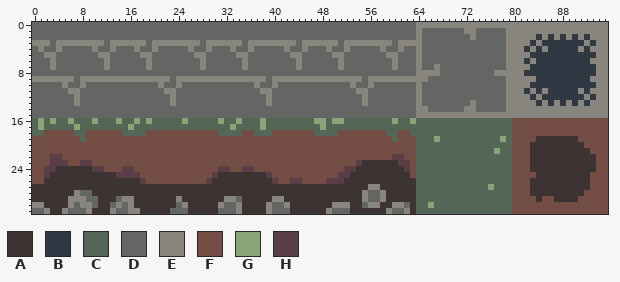
Sprite sheet -- resources/atlas.png. The picture above was drawn from the file before the commit.
The file is 96x32 pixels.
Palette (. is transparent): A #3d3333  B #303843  C #546756  D #636663  E #87857c  F #734c44  G #89a477  H #593e47
Pixels before (only the part around the change), first column x 0:
 0 DDDDDDDDDDDDDDDDDDDDDDDDDDDDDDDDDDDDDDDDDDDDDDDDDDDDDDDDDDDDDDDDEEEEEEEEEE
 1 DDDDDDDDDDDDDDDDDDDDDDDDDDDDDDDDDDDDDDDDDDDDDDDDDDDDDDDDDDDDDDDDEDDDDDDDEE
 2 DDDDDDDDDDDDDDDDDDDDDDDDDDDDDDDDDDDDDDDDDDDDDDDDDDDDDDDDDDDDDDDDEDDDDDDDDE
 3 EEEDEEEEEEEEDEEEEEEDEEEEEEEEDEEEEEEDEEEEEEEEDEEEEEEDEEEEEEEEDEEEEDDDDDDDDD
 4 DEDDEDDDDDEDDEDDDEDDEDDDDDEDDEDDDEDDEDDDDDEDDEDDDEDDEDDDDDEDDEDDEDDDDDDDDD
 5 DDEEDDDDDDDEEDDDDDEEDDDDDDDEEDDDDDEEDDDDDDDEEDDDDDEEDDDDDDDEEDDDEDDDDDDDDD
 6 DDDEDDDDDDDDEDDDDDDEDDDDDDDDEDDDDDDEDDDDDDDDEDDDDDDEDDDDDDDDEDDDEDDDDDDDDD
 7 DDDEDDDDDDDDEDDDDDDEDDDDDDDDEDDDDDDEDDDDDDDDEDDDDDDEDDDDDDDDEDDDEDDEDDDDDD
 8 DDDDDDDDDDDDDDDDDDDDDDDDDDDDDDDDDDDDDDDDDDDDDDDDDDDDDDDDDDDDDDDDEEEEDDDDDD
 9 EEEEEEEDEEEEEEEEEEEEEEEDEEEEEEEEEEEEEEEDEEEEEEEEEEEEEEEDEEEEEEEEEEDDDDDDDD
10 DDDDDEDDEDDDDDDDDDDDDEDDEDDDDDDDDDDDDEDDEDDDDDDDDDDDDEDDEDDDDDDDEDDDDDDDDD
11 DDDDDDEEDDDDDDDDDDDDDDEEDDDDDDDDDDDDDDEEDDDDDDDDDDDDDDEEDDDDDDDDEDDDDDDDDD
12 DDDDDDDEDDDDDDDDDDDDDDDEDDDDDDDDDDDDDDDEDDDDDDDDDDDDDDDEDDDDDDDDEDDDDDDDDD
13 DDDDDDDEDDDDDDDDDDDDDDDEDDDDDDDDDDDDDDDEDDDDDDDDDDDDDDDEDDDDDDDDEDDDDDDDDE
14 DDDDDDDDDDDDDDDDDDDDDDDDDDDDDDDDDDDDDDDDDDDDDDDDDDDDDDDDDDDDDDDDEEDDDDDDEE
15 DDDDDDDDDDDDDDDDDDDDDDDDDDDDDDDDDDDDDDDDDDDDDDDDDDDDDDDDDDDDDDDDEEEEEEEEEE
16 CGCGCCGCCCGCCCGCCGCGCCCCCGCCCCCGCCGCCCGCCCCCCCCGGCGGCCCCCCCCGCCGCCCCCCCCCC
17 CGCCCCCGCCCCCCCCGCCCCCCCCCCCCCCCCGCCCCGCCCCCCCCCGCCCCCCCCCCCCCCCCCCCCCCCCC
18 CCFFFFFCCFFFFFFCCCCFFFFFFFFFFFFCCCCFFCCCFFFFFFFCCCCFFFFFFFFCCFFCCCCCCCCCCC
19 FFFFFFFFCFFFFFFFFFFFFFFFFFFFFFFFFFFFFFFFFFFFFFFFFFFFFFFFFFFFCFFFCCCGCCCCCC
20 FFFFFFFFFFFFFFFFFFFFFFFFFFFFFFFFFFFFFFFFFFFFFFFFFFFFFFFFFFFFFFFFCCCCCCCCCC
After:
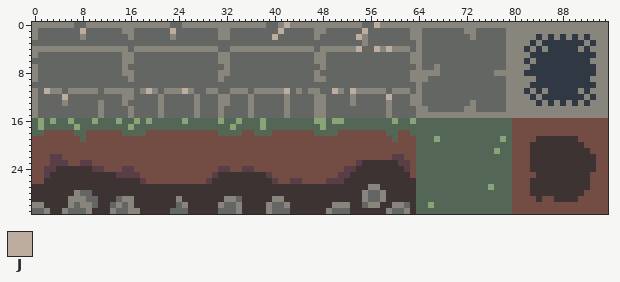
Colours new in this view: J #bcad9f
The exact change:
Colour E becomes colour D in row 3 at x 0 to 2, 4 to 11, 13 to 18, 20 to 27, 29 to 34, 36 to 43, 45 to 50, 52 to 54, 56 to 59 and 61 to 63; in row 5 at x 2 to 3, 11 to 12, 18 to 19, 27 to 28, 34 to 35, 43 to 44, 50 to 51 and 59 to 60; in rows 6 to 7 at x 3, 12, 19, 28, 35, 44, 51 and 60; in row 9 at x 1 to 6, 8 to 15, 17 to 22, 24 to 30, 32 to 38, 40 to 46, 49 to 54 and 56 to 62; in row 10 at x 5, 8, 21, 24, 37, 40, 53 and 56; in rows 12 to 13 at x 7, 23, 39 and 55.
Colour D becomes colour E in row 0 at x 0 to 6, 9 to 22, 25 to 38, 41, 43 to 54 and 58 to 63; in row 1 at x 0, 15 to 16, 31 to 32, 47 to 48 and 63; in row 2 at x 0, 8, 16, 23, 31 to 32, 47, 55 and 63; in row 4 at x 0, 2 to 3, 5 to 9, 11 to 12, 14 to 15, 18 to 19, 21 to 25, 27 to 28, 30, 34 to 35, 37 to 41, 43 to 44, 46, 48, 50 to 51, 53, 60 and 62; in row 5 at x 0, 15 to 16, 31 to 32, 47 to 48 and 63; in row 6 at x 15 to 16, 31 to 32, 47 to 48 and 63.
Colour D becomes colour E in row 7 at x 0, 15, 32 and 48; in row 8 at x 0, 15 to 16, 31 to 32, 47 and 63; in row 11 at x 0, 3 to 4, 8 to 10, 12 to 16, 18, 20, 24, 26, 29 to 30, 33 to 35, 37, 40 to 41, 44, 46 to 47, 51, 56 to 58 and 60 to 62; in row 12 at x 0, 15 to 16, 21, 27, 31 to 32, 36, 42, 47 to 48, 53 and 63; in row 13 at x 0, 5, 11, 15, 21, 27, 31 to 32, 36, 42, 47 to 48, 53, 59 and 63; in rows 14 to 15 at x 0, 11, 16, 21, 27, 31, 36, 42, 47 to 48 and 59.
Colour D becomes colour J in row 0 at x 42 and 57; in row 1 at x 8, 23, 41 and 55; in row 2 at x 40 and 54; in row 4 at x 54, 57 and 59; in row 11 at x 2, 19, 25, 42, 50 and 53; in row 12 at x 5 and 59.
